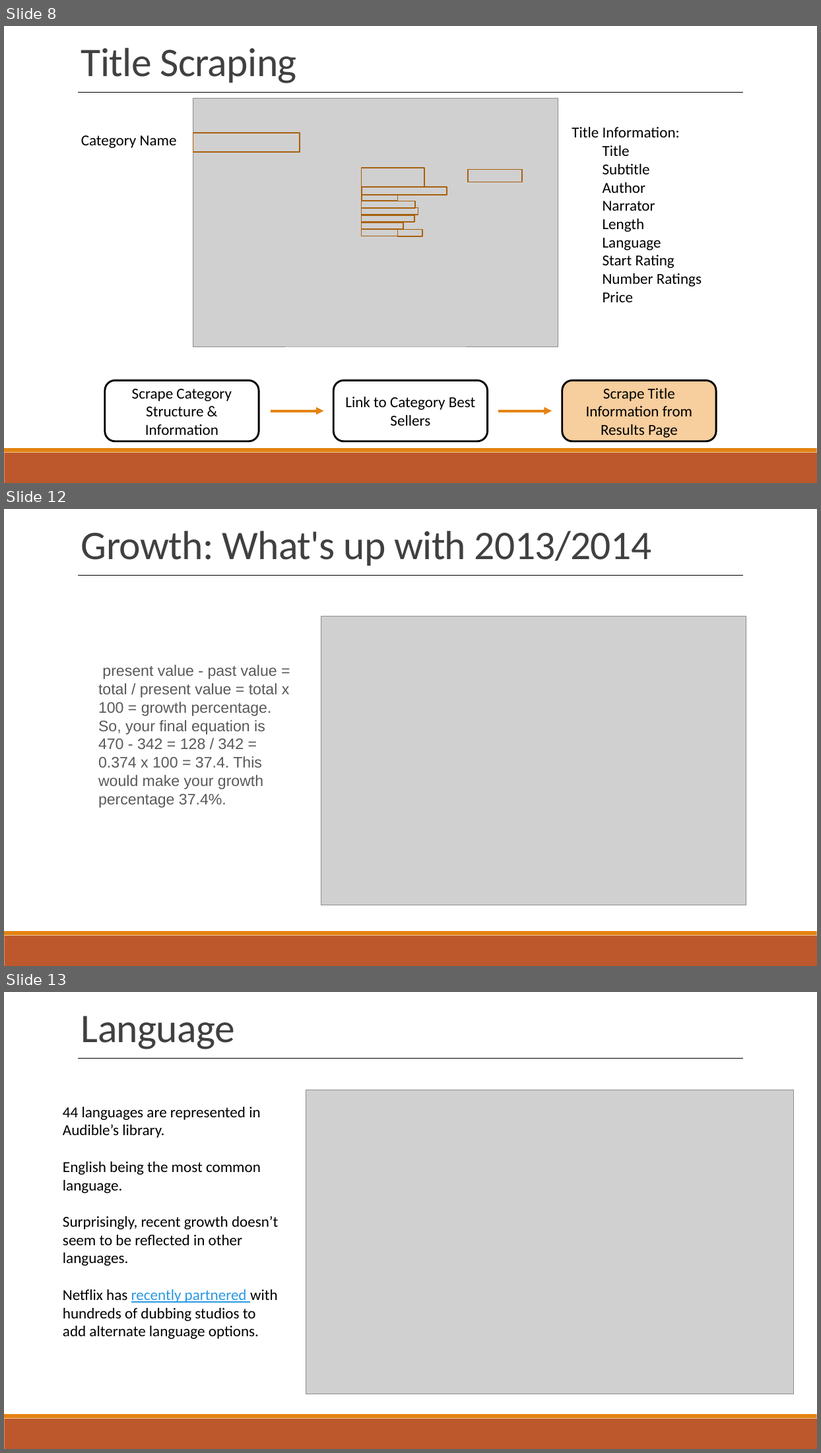
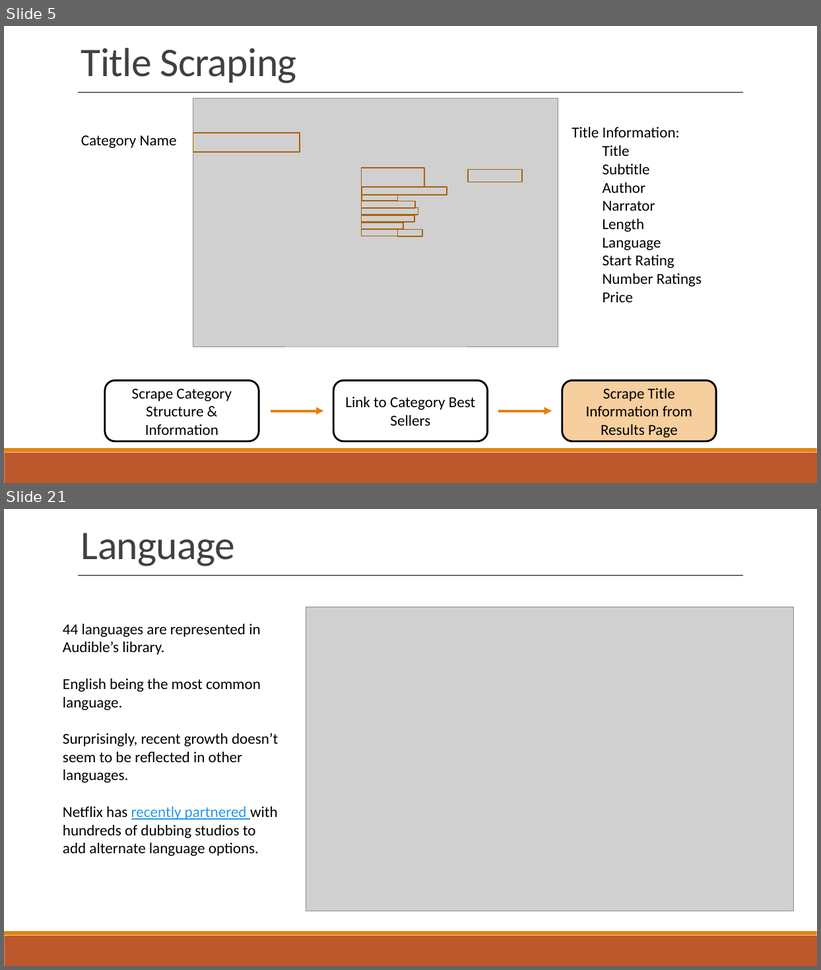
Before and after one commit to jwelch1123/finding_the_tree_in_the_forest, a slide deck: Presentation.pptx. Shown one above the other, each under a label of ours: slides 8, 12 and 13 before the commit, slides 5 and 21 after it; the slides between them are not shown. The pictures are 821x1453 and 821x970 pixels, drawn with LibreOffice and Linux fonts; fonts in the diff are those of the drawing; grey boxes stand for pictures. Boxes give left, top, right and bottom in pixels: in the first picture for what was removed or moved away, otherwise in the second. Text is boxed around its words. In the diff, an @@ line names an element or a change of style, - is before the commit and + after.

```diff
--- a/Presentation.pptx
+++ b/Presentation.pptx
@@ slide 12 removed at (4, 509, 817, 966), background #FFFFFF; not listed: 2 template elements that a slide beside it also shows @@
@@ text removed at (81, 531, 651, 566) @@
-Growth: What's up with 2013/2014
@@ line removed from (79, 576) to (743, 576) @@
@@ picture removed at (321, 617, 746, 906) @@
@@ text removed at (98, 665, 290, 808) @@
-present value - past value = total / present value = total x 100 = growth percentage. So, your final equation is 470 - 342 = 128 / 342 = 0.374 x 100 = 37.4. This would make your growth percentage 37.4%.
@@ what was slide 8 is now slide 5 @@
@@ what was slide 13 is now slide 21 @@
```
Also in this commit, not shown: 4 slides changed, 16 slides added, 11 other slides removed, 20 other files.
